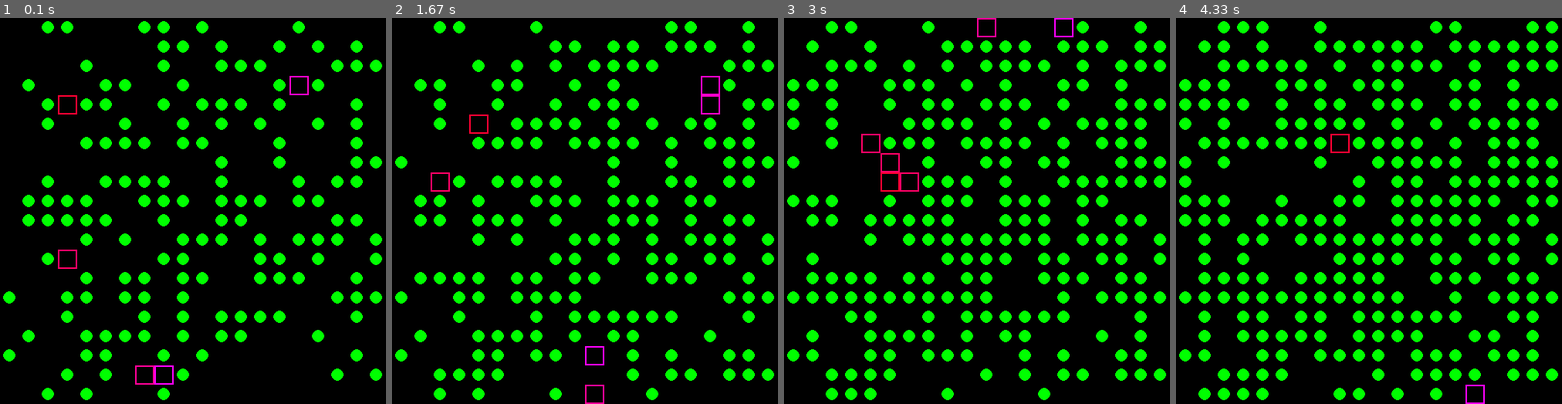
Above: before the commit, frames 1-4 (left to right).
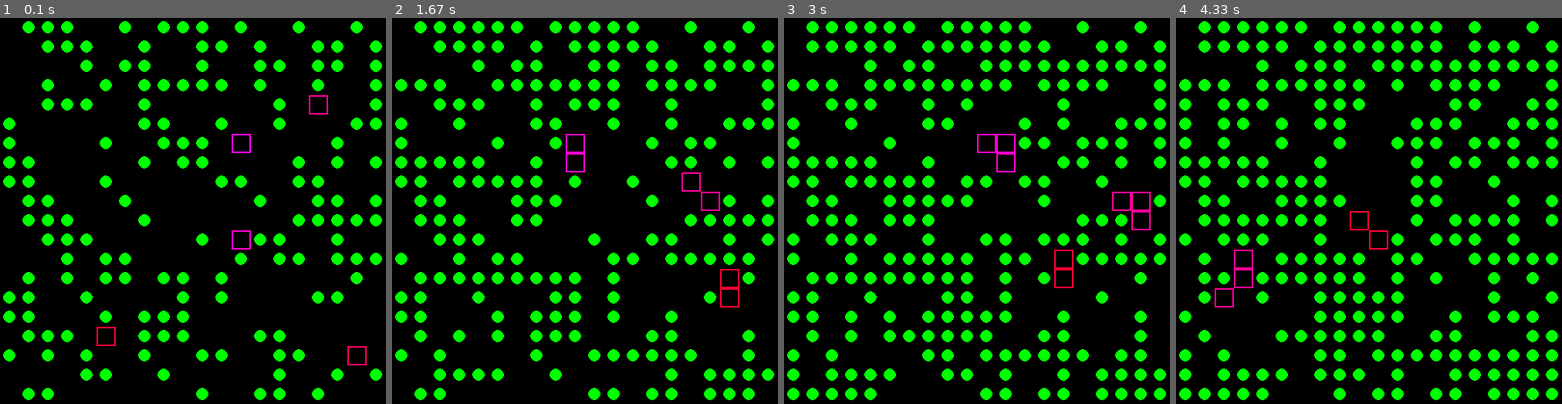
Above: after the commit, the same moments.

Repository: mill275us/Genetic
Game: pygame game, started from genetic.py
Same seed, same stepped clock (60 frames per second), same inputs: the game is played once before the commit and once after it.
Inputs:
- Up to frame 1 (0.1 s): no input
- Up to frame 2 (1.67 s): no input
- Up to frame 3 (3 s): no input
- Up to frame 4 (4.33 s): no input

The runs differ from the first frame. In frame 1, 15% of the frame differs, in the area x 0-99%, y 0-99%; in frame 2, 15%; in frame 3, 15%; in frame 4, 14%.

Commit message:
Finished changing random

Diff:
--- a/Utils/bot.py
+++ b/Utils/bot.py
@@ -17,26 +17,19 @@
         # Create a random probability array
         # For movement
         a = np.random.rand(1, 8)
-        self.probability_array  = a / a.sum()
+        a1 = a / a.sum()
+        self.probability_array = a1.tolist()[0]
 
         # Create a random starting location
-        self.x = int(round(self.grid_size * float(np.random.rand(1)), 0))
-        self.y = int(round(self.grid_size * float(np.random.rand(1)), 0))
+        self.x = np.random.randint(self.grid_size + 1)
+        self.y = np.random.randint(self.grid_size + 1)
         self.direction = 0
         self.field.field[self.x][self.y] = 9
 
     def move(self):
         self.field.field[self.x][self.y] = 0
-
-        #### Note this is just moving in a random direction!
-        ### It is not using the probability that I created above
-        self.direction = int(round(7 * float(np.random.rand(1)), 0))
+        self.direction = int(np.random.choice(np.arange(8), 1, p = self.probability_array))
         offset = self.xy_offset()
-
-        ### Ok to remove this
-        if self.direction == 7:
-            print("7", offset)
-
         self.x = (self.x + offset[0]) % (self.grid_size + 1)
         self.y = (self.y +  offset[1]) % (self.grid_size + 1)
         self.energy -= self.energy_decrement
--- a/Utils/field.py
+++ b/Utils/field.py
@@ -14,8 +14,8 @@
 
     def addFood(self, amount_to_add):
         for i in range (amount_to_add):
-            x = int(round(self.grid_size * float(np.random.rand(1)), 0))
-            y = int(round(self.grid_size * float(np.random.rand(1)), 0))
+            x = np.random.randint(self.grid_size + 1)
+            y = np.random.randint(self.grid_size + 1)
             if self.field[x][y] == 0:
                 self.field[x][y] = 1
             else:
